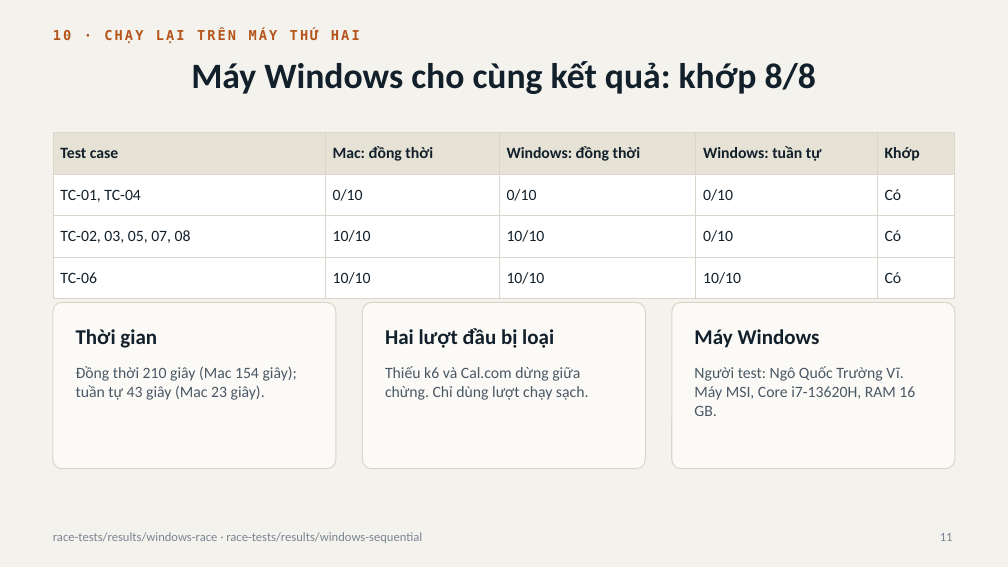
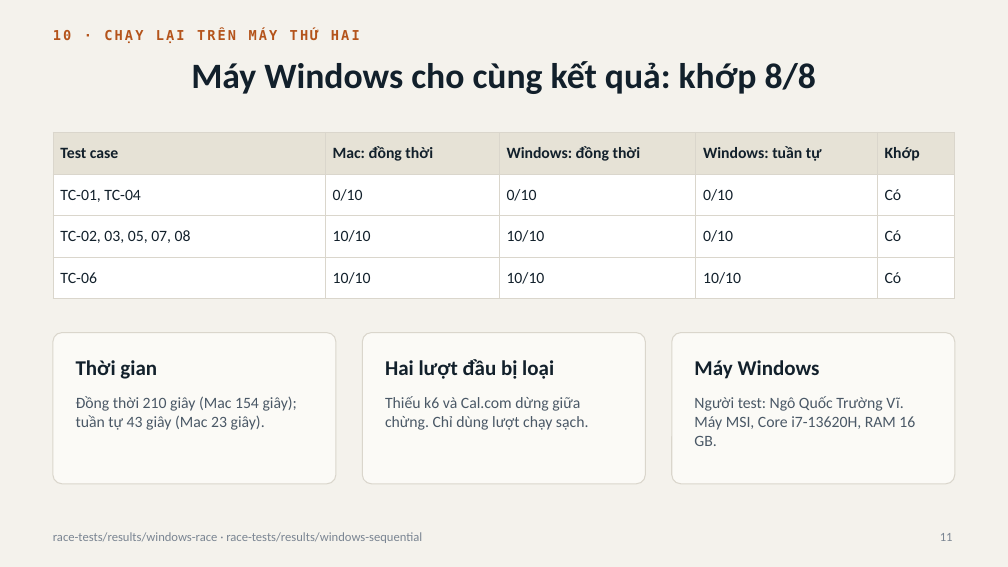
Before and after one commit to 2312741-sudo/kiem_thu_pm, a slide deck: slide 11 of docs/BAO_CAO_GIUA_KY_R05-K15.pptx. Drawn at 1008x567 pixels with LibreOffice and Linux fonts; fonts in the diff are those of the drawing. Boxes give left, top, right and bottom in pixels: in the first picture for what was removed or moved away, otherwise in the second. Text is boxed around its words. In the diff, an @@ line names an element or a change of style, - is before the commit and + after.

```diff
--- a/docs/BAO_CAO_GIUA_KY_R05-K15.pptx
+++ b/docs/BAO_CAO_GIUA_KY_R05-K15.pptx
@@ rounded rectangle: place and size @@
-rounded rectangle at (53,302,336,469)
+rounded rectangle at (53,333,336,484)
@@ rounded rectangle: place and size @@
-rounded rectangle at (362,302,645,469)
+rounded rectangle at (362,333,645,484)
@@ proportions changed in 3 elements at (53,333,336,484), (362,333,645,484), (672,333,955,484) @@
@@ rounded rectangle: place and size @@
-rounded rectangle at (672,302,955,469)
+rounded rectangle at (672,333,955,484)
@@ 3 texts: place and size @@
-3 texts at (76,328,820,348)
+3 texts at (76,359,820,379)
@@ text "Đồng thời 210 giây (Mac ...": place and size @@
-text "Đồng thời 210 giây (Mac ..." at (76,366,297,400)
+text "Đồng thời 210 giây (Mac ..." at (76,396,297,430)
@@ text "Thiếu k6 và Cal.com dừng ...": place and size @@
-text "Thiếu k6 và Cal.com dừng ..." at (385,366,589,400)
+text "Thiếu k6 và Cal.com dừng ..." at (385,396,589,430)
@@ text "Người test: Ngô Quốc Trường ...": place and size @@
-text "Người test: Ngô Quốc Trường ..." at (694,366,915,416)
+text "Người test: Ngô Quốc Trường ..." at (694,396,915,446)
```
Also in this commit, not shown: 2 other slides changed, 1 slide added, 22 other files.
